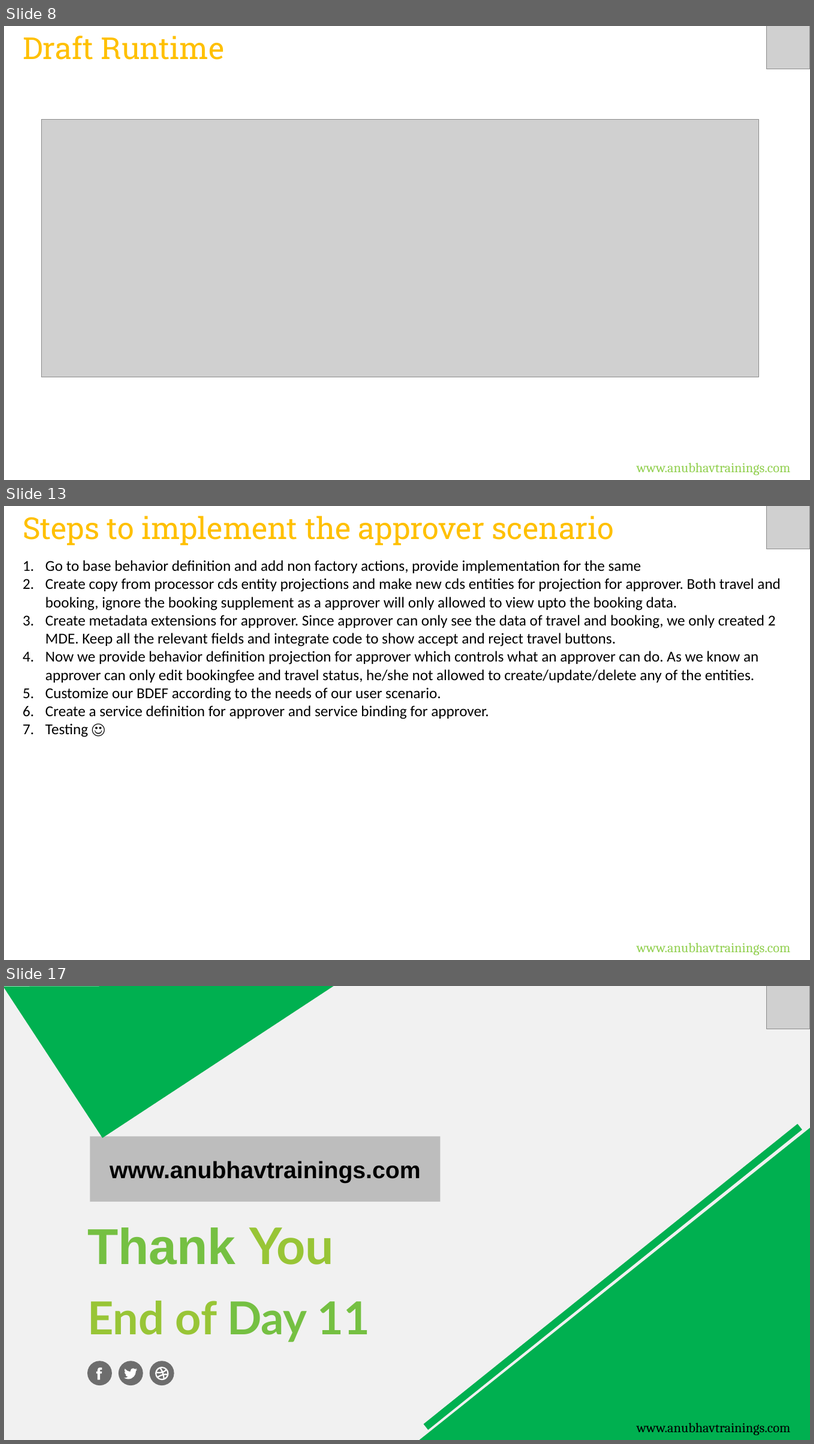
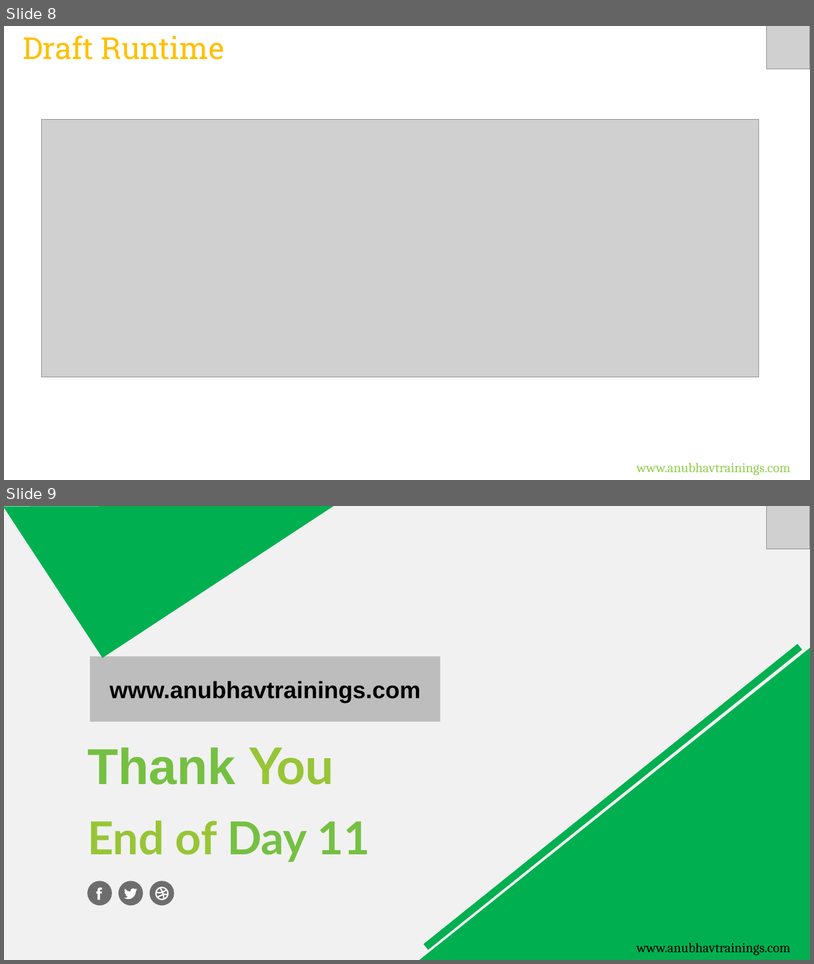
Before and after one commit to tprudhvisap/RAP_Training_Applied_Materials, a slide deck: Day 11/DAY-11.pptx. Shown one above the other, each under a label of ours: slides 8, 13 and 17 before the commit, slides 8 and 9 after it; the slides between them are not shown. The pictures are 814x1444 and 814x964 pixels, drawn with LibreOffice and Linux fonts; fonts in the diff are those of the drawing; grey boxes stand for pictures. Boxes give left, top, right and bottom in pixels: in the first picture for what was removed or moved away, otherwise in the second. Text is boxed around its words. In the diff, an @@ line names an element or a change of style, - is before the commit and + after.

Commit message:
Auto bot updater RAP Course

```diff
--- a/Day 11/DAY-11.pptx
+++ b/Day 11/DAY-11.pptx
@@ slide 13 removed at box(4, 506, 810, 960), background #FFFFFF @@
@@ text removed at box(23, 516, 615, 546) @@
-Steps to implement the approver scenario
@@ picture removed at box(767, 506, 810, 549) @@
@@ text removed at box(45, 560, 781, 737) @@
-1. Go to base behavior definition and add non factory actions, provide implementation for the same
-2. Create copy from processor cds entity projections and make new cds entities for projection for approver. Both travel and booking, ignore the booking supplement as a approver will only allowed to view upto the booking data.
-3. Create metadata extensions for approver. Since approver can only see the data of travel and booking, we only created 2 MDE. Keep all the relevant fields and integrate code to show accept and reject travel buttons.
-4. Now we provide behavior definition projection for approver which controls what an approver can do. As we know an approver can only edit bookingfee and travel status, he/she not allowed to create/update/delete any of the entities.
-5. Customize our BDEF according to the needs of our user scenario.
-6. Create a service definition for approver and service binding for approver.
-7. Testing ☺
@@ text removed at box(637, 942, 791, 955) @@
-www.anubhavtrainings.com
@@ what was slide 17 is now slide 9 @@
```
Also in this commit, not shown: 2 slides changed, 7 other slides removed, 2 other files.
